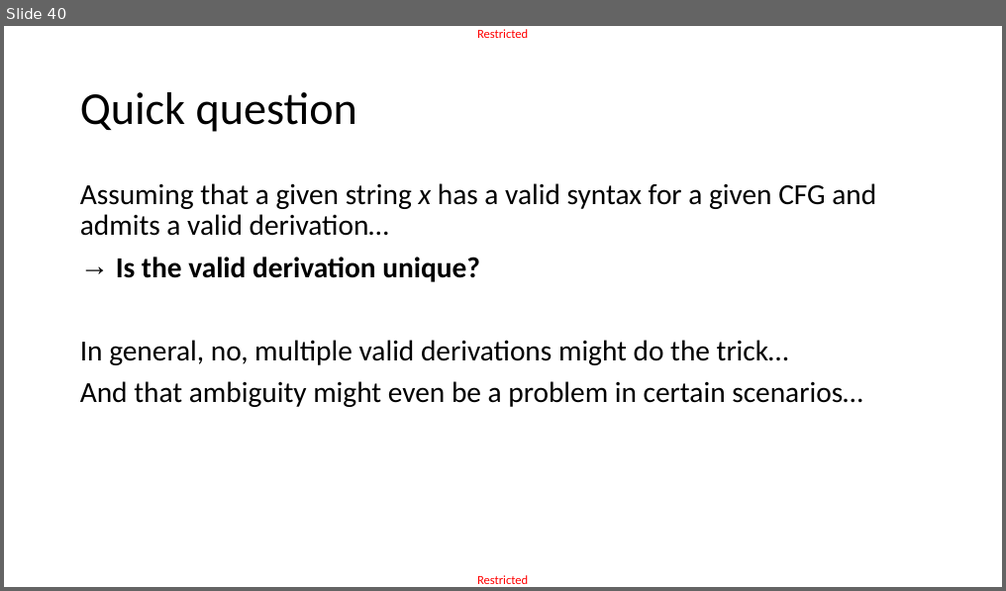
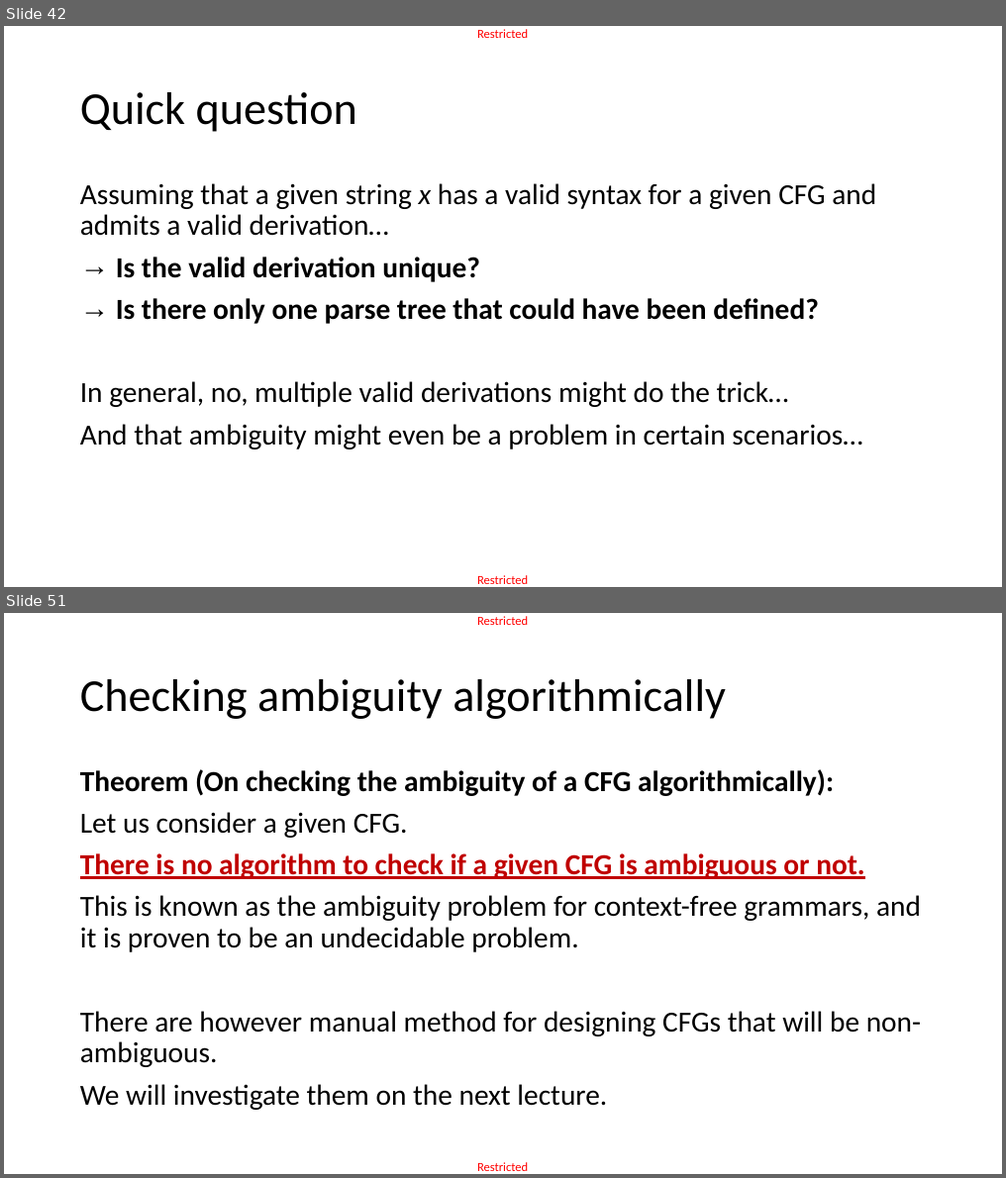
Before and after one commit to matthieudemari/SUTD_PLC_50_051, a slide deck: W10/W10S2/W10S2.pptx. Shown one above the other, each under a label of ours: slide 40 before the commit, slides 42 and 51 after it; the slides between them are not shown. The pictures are 1006x591 and 1006x1178 pixels, drawn with LibreOffice and Linux fonts; fonts in the diff are those of the drawing. Boxes give left, top, right and bottom in pixels: in the first picture for what was removed or moved away, otherwise in the second. Text is boxed around its words. In the diff, an @@ line names an element or a change of style, - is before the commit and + after.

```diff
--- a/W10/W10S2/W10S2.pptx
+++ b/W10/W10S2/W10S2.pptx
@@ slide 51 added at (4,613,1002,1174), background #FFFFFF; not listed: 2 template elements that a slide beside it also shows @@
@@ title added at (80,679,726,719), 44 pt, text #000000 @@
+Checking ambiguity algorithmically
@@ text added at (80,769,921,1110), 28 pt, text #000000 @@
+Theorem (On checking the ambiguity of a CFG algorithmically):
+Let us consider a given CFG.
+There is no algorithm to check if a given CFG is ambiguous or not.
+This is known as the ambiguity problem for context-free grammars, and it is proven to be an undecidable problem.
+There are however manual method for designing CFGs that will be non-ambiguous.
+We will investigate them on the next lecture.
@@ what was slide 40 is now slide 42 @@
@@ slide 42 changed as well @@
@@ text at (116,298,819,324): paragraph added @@
+→ Is there only one parse tree that could have been defined?
```
Also in this commit, not shown: 1 other slide changed, 20 other slides added, 3 other files.
